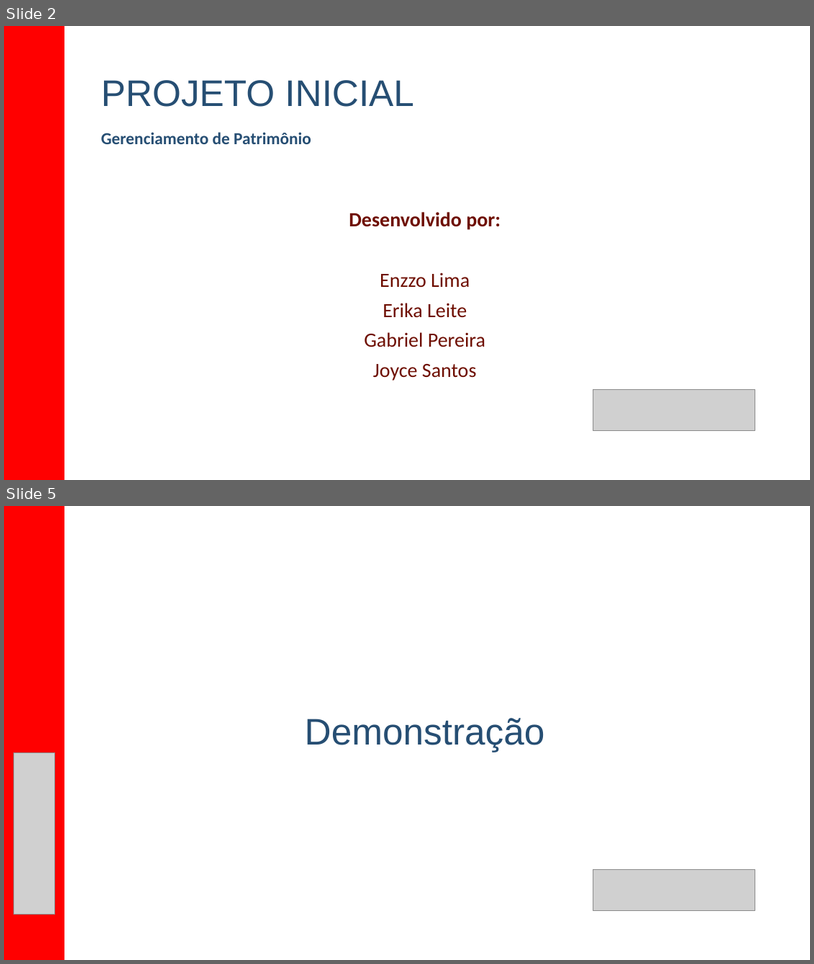
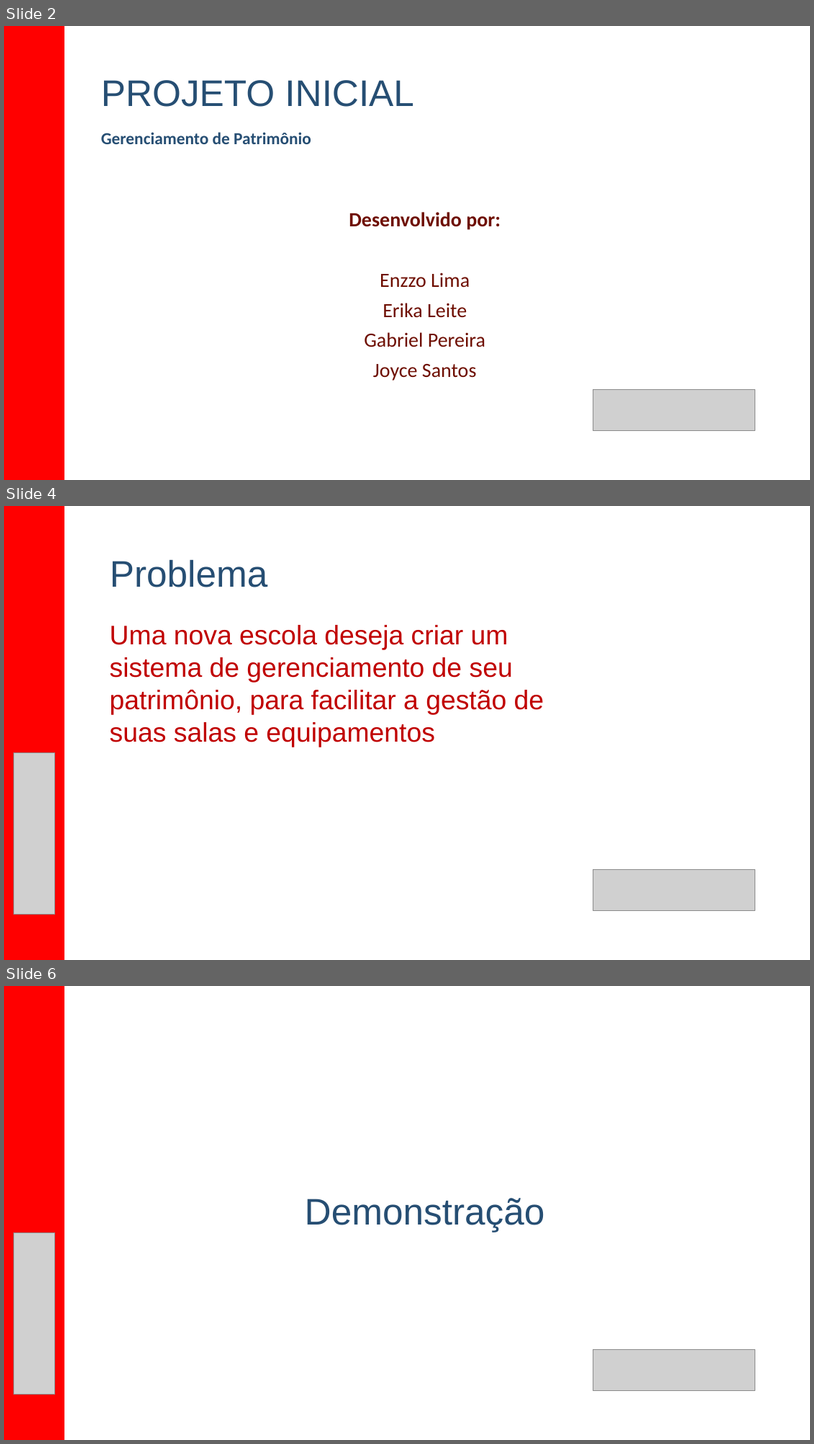
Before and after one commit to joysenaidevs/Projeto_Inicial-3T, a slide deck: Sprint 5 - documentação/Projeto_inicial.pptx. Shown one above the other, each under a label of ours: slides 2 and 5 before the commit, slides 2, 4 and 6 after it; the slides between them are not shown. The pictures are 814x964 and 814x1444 pixels, drawn with LibreOffice and Linux fonts; fonts in the diff are those of the drawing; grey boxes stand for pictures. Boxes give left, top, right and bottom in pixels: in the first picture for what was removed or moved away, otherwise in the second. Text is boxed around its words. In the diff, an @@ line names an element or a change of style, - is before the commit and + after.

```diff
--- a/Sprint 5 - documentação/Projeto_inicial.pptx
+++ b/Sprint 5 - documentação/Projeto_inicial.pptx
@@ slide 4 added at box(4, 506, 810, 960), background #FFFFFF @@
@@ rectangle added at box(4, 506, 64, 960), fill #FF0000 @@
@@ text added at box(110, 559, 268, 587), 44 pt, text #264E73 @@
+Problema
@@ text added at box(110, 625, 545, 747), 32 pt, text #C00000 @@
+Uma nova escola deseja criar um sistema de gerenciamento de seu patrimônio, para facilitar a gestão de suas salas e equipamentos
@@ picture added at box(14, 752, 55, 914) @@
@@ picture added at box(594, 869, 756, 910) @@
@@ what was slide 5 is now slide 6 @@
```
Also in this commit, not shown: 1 slide changed, 1 other slide added, 1 slide removed.
